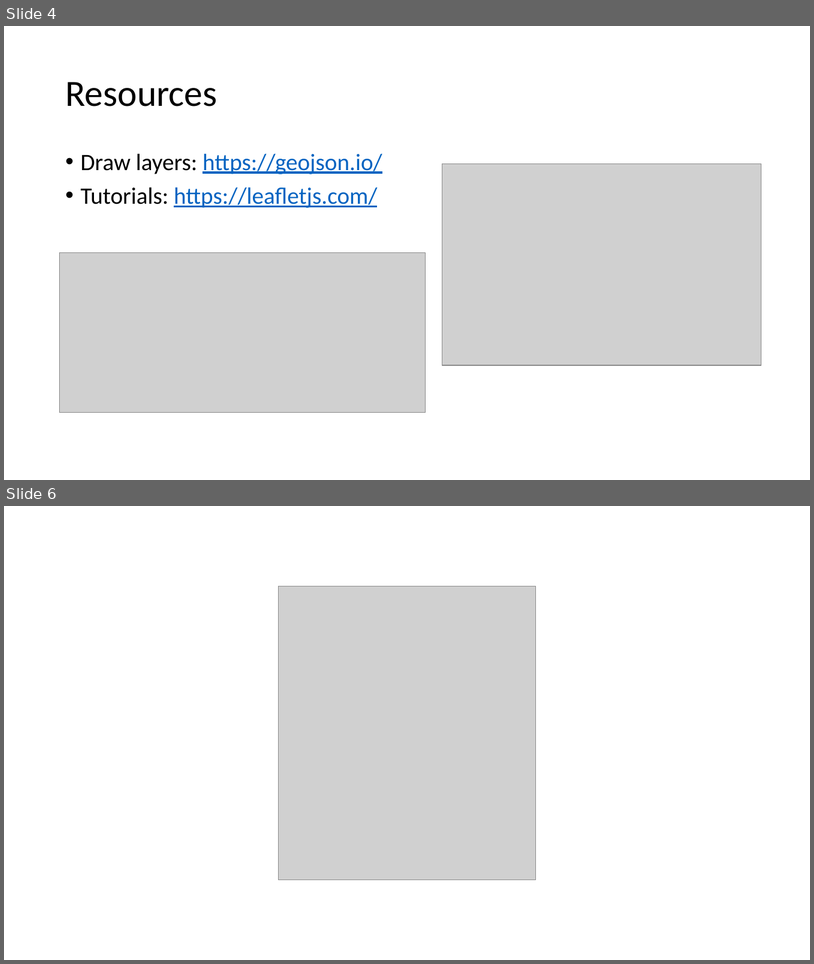
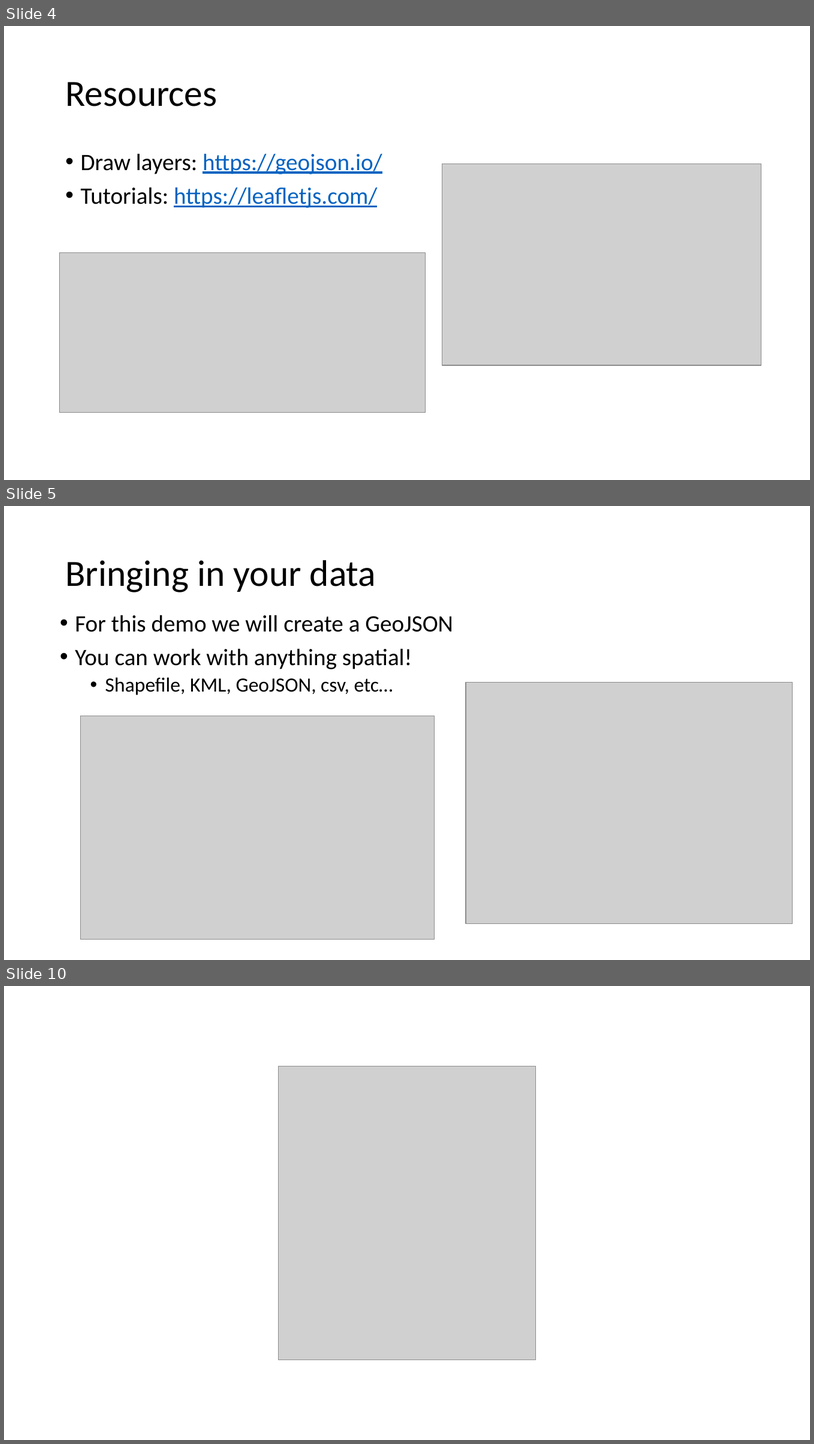
Before and after one commit to mckeont/GeoTag, a slide deck: Presentation/Presentation.pptx. Shown one above the other, each under a label of ours: slides 4 and 6 before the commit, slides 4, 5 and 10 after it; the slides between them are not shown. The pictures are 814x964 and 814x1444 pixels, drawn with LibreOffice and Linux fonts; fonts in the diff are those of the drawing; grey boxes stand for pictures. Boxes give left, top, right and bottom in pixels: in the first picture for what was removed or moved away, otherwise in the second. Text is boxed around its words. In the diff, an @@ line names an element or a change of style, - is before the commit and + after.

```diff
--- a/Presentation/Presentation.pptx
+++ b/Presentation/Presentation.pptx
@@ slide 5 added at box(4, 506, 810, 960), background #FFFFFF @@
@@ title added at box(65, 560, 377, 592), 44 pt, text #000000 @@
+Bringing in your data
@@ text added at box(75, 615, 453, 695), 28 pt, text #000000 @@
+• For this demo we will create a GeoJSON
+• You can work with anything spatial!
+  • Shapefile, KML, GeoJSON, csv, etc…
@@ picture added at box(466, 682, 793, 924) @@
@@ picture added at box(81, 716, 435, 939) @@
@@ what was slide 6 is now slide 10 @@
```
Also in this commit, not shown: 2 slides changed, 4 other slides added, 1 slide removed.
